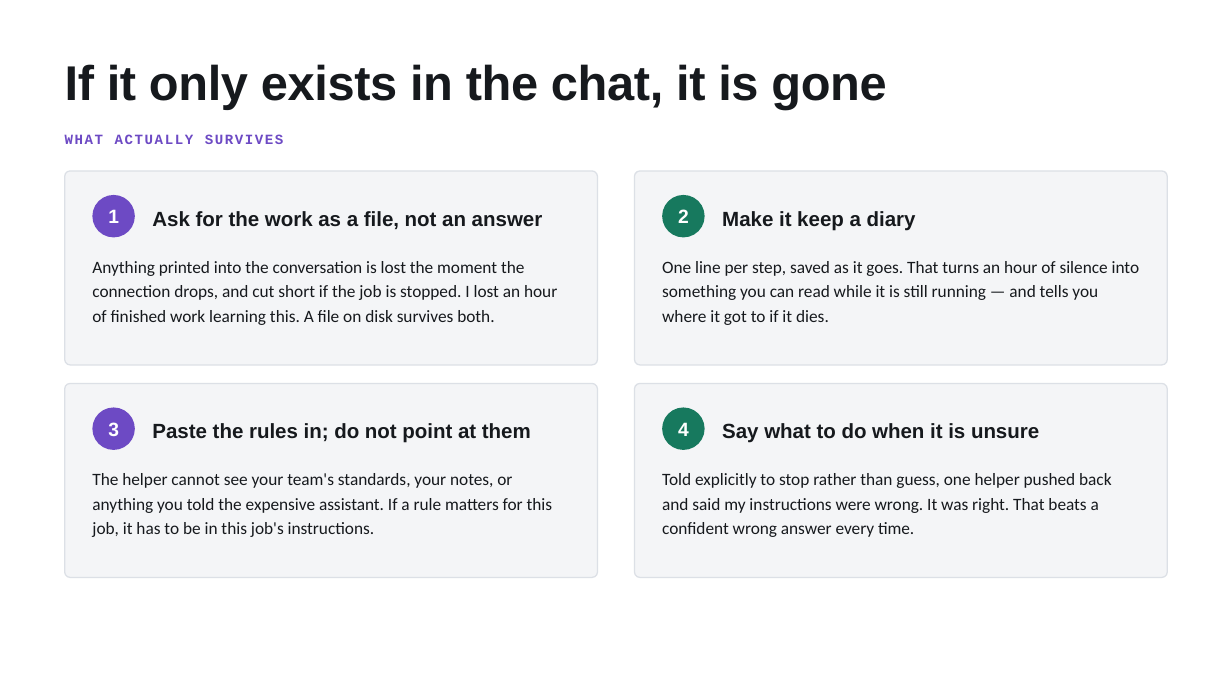
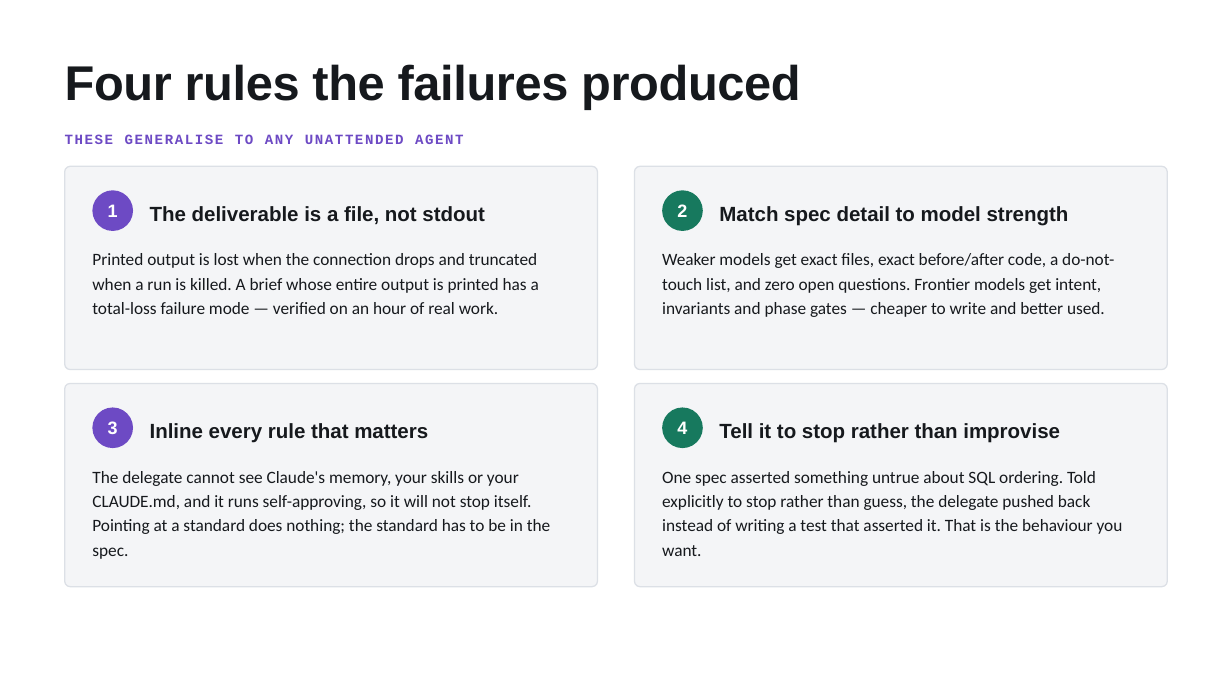
Before and after one commit to artcar12/agent-delegation-mcp, a slide deck: slide 7 of docs/agent-delegation-overview.pptx. Drawn at 1232x693 pixels with LibreOffice and Linux fonts; fonts in the diff are those of the drawing. Boxes give left, top, right and bottom in pixels: in the first picture for what was removed or moved away, otherwise in the second. Text is boxed around its words. In the diff, an @@ line names an element or a change of style, - is before the commit and + after.

```diff
--- a/docs/agent-delegation-overview.pptx
+++ b/docs/agent-delegation-overview.pptx
@@ text at [65, 64, 801, 109]: text changed @@
-If it only exists in the chat, it is gone
+Four rules the failures produced
@@ text at [65, 134, 464, 144]: text changed @@
-WHAT ACTUALLY SURVIVES
+THESE GENERALISE TO ANY UNATTENDED AGENT
@@ rounded rectangle: place and size @@
-rounded rectangle at [65, 171, 598, 365]
+rounded rectangle at [65, 166, 598, 370]
@@ rounded rectangle: place and size @@
-rounded rectangle at [635, 171, 1168, 365]
+rounded rectangle at [635, 166, 1168, 370]
@@ size 15 to 14 pt in 4 elements at [108, 421, 118, 434], [677, 421, 687, 434], [677, 204, 687, 217], [108, 204, 118, 217] @@
@@ ellipse: place and size @@
-ellipse at [92, 195, 135, 238]
+ellipse at [92, 190, 133, 231]
@@ text at [150, 206, 485, 224]: text changed @@
-Ask for the work as a file, not an answer
+The deliverable is a file, not stdout
@@ ellipse: place and size @@
-ellipse at [663, 195, 705, 238]
+ellipse at [663, 190, 703, 231]
@@ text at [719, 206, 1069, 226]: text changed @@
-Make it keep a diary
+Match spec detail to model strength
@@ text at [92, 253, 539, 314]: text changed @@
-Anything printed into the conversation is lost the moment the connection drops, and cut short if the job is stopped. I lost an hour of finished work learning this. A file on disk survives both.
+Printed output is lost when the connection drops and truncated when a run is killed. A brief whose entire output is printed has a total-loss failure mode — verified on an hour of real work.
@@ text at [662, 253, 1114, 317]: text changed @@
-One line per step, saved as it goes. That turns an hour of silence into something you can read while it is still running — and tells you where it got to if it dies.
+Weaker models get exact files, exact before/after code, a do-not-touch list, and zero open questions. Frontier models get intent, invariants and phase gates — cheaper to write and better used.
@@ rounded rectangle: place and size @@
-rounded rectangle at [65, 384, 598, 578]
+rounded rectangle at [65, 384, 598, 587]
@@ proportions changed in 4 elements at [65, 166, 598, 370], [635, 166, 1168, 370], [65, 384, 598, 587], [635, 384, 1168, 587] @@
@@ rounded rectangle: place and size @@
-rounded rectangle at [635, 384, 1168, 578]
+rounded rectangle at [635, 384, 1168, 587]
@@ text at [150, 423, 428, 443]: text changed @@
-Paste the rules in; do not point at them
+Inline every rule that matters
@@ text at [719, 423, 1060, 443]: text changed @@
-Say what to do when it is unsure
+Tell it to stop rather than improvise
@@ text at [92, 471, 550, 559]: text changed @@
-The helper cannot see your team's standards, your notes, or anything you told the expensive assistant. If a rule matters for this job, it has to be in this job's instructions.
+The delegate cannot see Claude's memory, your skills or your CLAUDE.md, and it runs self-approving, so it will not stop itself. Pointing at a standard does nothing; the standard has to be in the spec.
@@ text at [662, 471, 1123, 556]: text changed @@
-Told explicitly to stop rather than guess, one helper pushed back and said my instructions were wrong. It was right. That beats a confident wrong answer every time.
+One spec asserted something untrue about SQL ordering. Told explicitly to stop rather than guess, the delegate pushed back instead of writing a test that asserted it. That is the behaviour you want.
```
Also in this commit, not shown: 2 other slides changed, 7 slides added, 7 slides removed, 1 other file.
